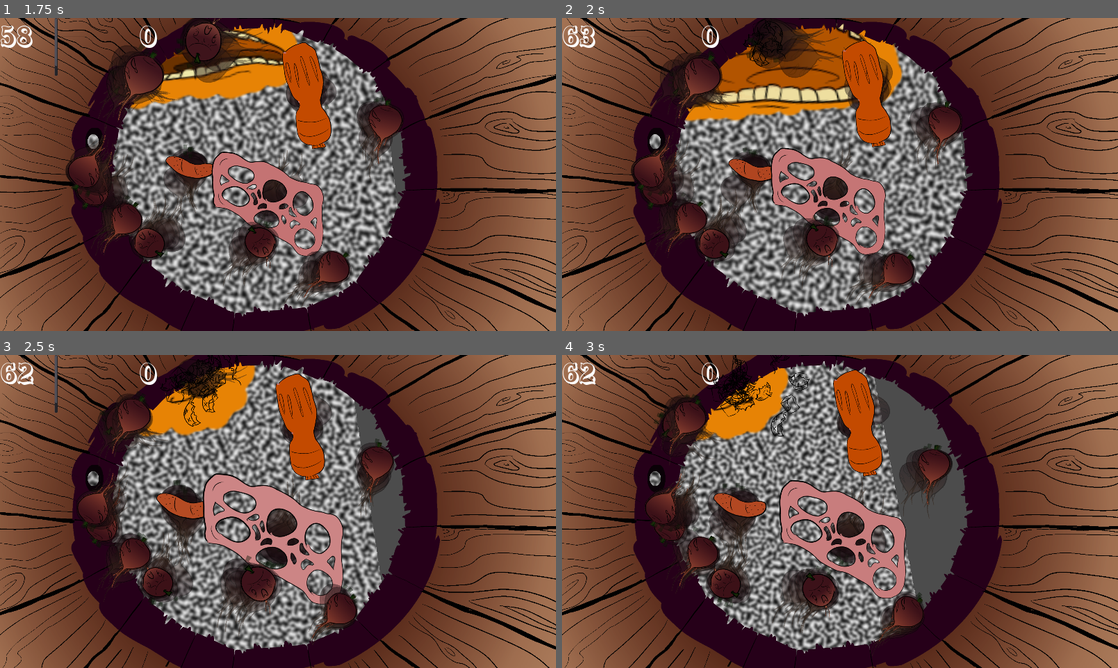
Above: before the commit, frames 1-4 (two rows, left to right).
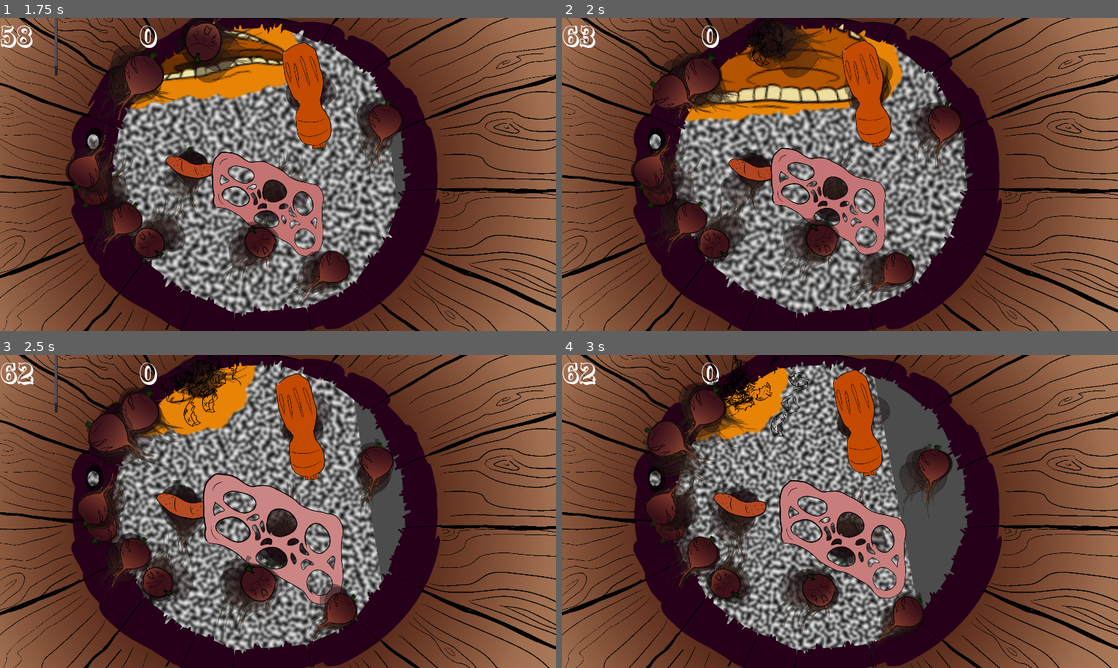
Above: after the commit, the same moments.

Repository: Nopey/carnival
Game: Godot game, scene res://Claw/Game.tscn
Same seed, same stepped clock (60 frames per second), same inputs: the game is played once before the commit and once after it.
Inputs:
- Up to frame 1 (1.75 s): tap Enter (ui_accept) at 0.5, 0.77, 1.52 s; hold Up (ui_up) from 0.53 s (still down)
- Up to frame 2 (2 s): keep holding Up (ui_up)
- Up to frame 3 (2.5 s): release Up (ui_up) at 2.03 s; hold Left (ui_left) from 2.03 s (still down)
- Up to frame 4 (3 s): keep holding Left (ui_left)

Frame 1 is identical in both runs. In frame 2, 0.7% of the frame differs, in the area x 15-34%, y 15-31%; in frame 3, 1.5%; in frame 4, 2.3%, in the area x 14-36%, y 8-42%.

Commit message:
turnips actually respawn now

Diff:
--- a/Claw/GameManager.gd
+++ b/Claw/GameManager.gd
@@ -7,7 +7,7 @@
 # var b = "text"
 
 export(PackedScene) var turnip = load("res://Claw/Turnip.tscn")
-export(Array, PackedScene) var turnips = [];
+export var count_turnips : int = 0
 export var max_turnips : int = 10
 export var spawn_radius: Vector2 = Vector2(1920, 1080) / 3.0
 export var start_time : float = 60
@@ -23,14 +23,14 @@
 # Called every frame. 'delta' is the elapsed time since the previous frame.
 func _process(_delta):
 
-	if(turnips.size() < max_turnips):
+	if(count_turnips < max_turnips):
 		create_turnip()
 
 
 func create_turnip():
 
 	var new_turnip = turnip.instance()
-	turnips.append(new_turnip)
+	count_turnips = count_turnips + 1
 	add_child(new_turnip)
 
 	new_turnip.set_owner(self)
@@ -50,11 +50,6 @@
 
 func _on_Turnip_die(id):
 
-	delete_turnip(id)
-
+	count_turnips = count_turnips - 1
 	score = score + 1
 	$Timer.start($Timer.time_left + time_reward)
-
-func delete_turnip(id):
-
-	var turnip = turnips.find(Turnip)
